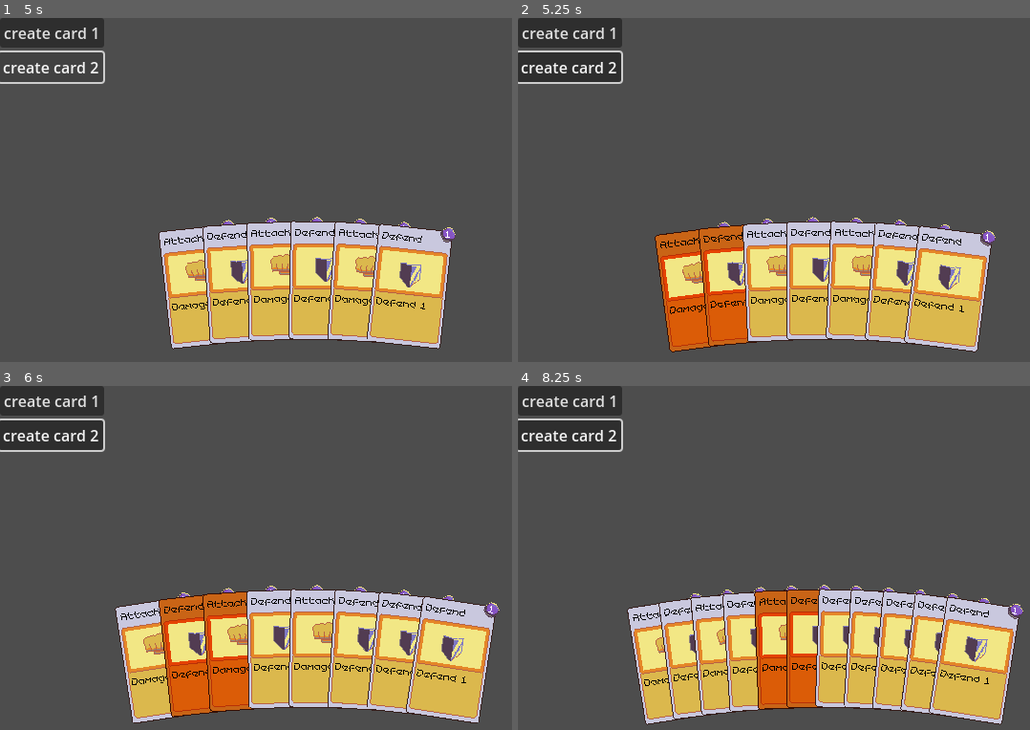
Above: before the commit, frames 1-4 (two rows, left to right).
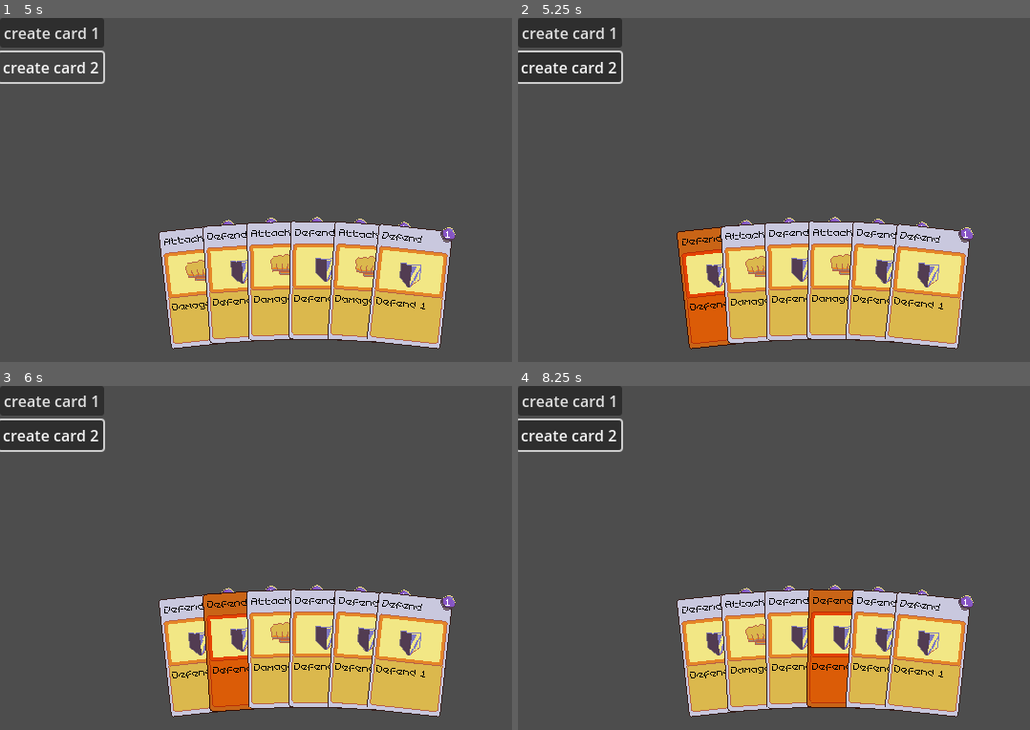
Above: after the commit, the same moments.

Repository: Webbly25/Card-Tutorial
Game: Godot game, scene res://scenes/main.tscn
Same seed, same stepped clock (60 frames per second), same inputs: the game is played once before the commit and once after it.
Inputs (mouse positions are in pixels of both pictures, inside the frame that each line leads up to):
- Up to frame 1 (5 s): click "create card 1" at 0.5 s; click "create card 2" at 1.25 s; click "create card 1" at 2 s; click "create card 2" at 2.75 s; click "create card 1" at 3.5 s; click "create card 2" at 4.25 s
- Up to frame 2 (5.25 s): tap Enter at 5 s; move the mouse to (717, 286) at 5.02 s; press the mouse at (717, 286) at 5.03 s
- Up to frame 3 (6 s): tap Space at 5.75 s; move the mouse to (220, 650) at 5.77 s; release the mouse at (220, 650) at 5.78 s; click (220, 650) at 5.85 s
- Up to frame 4 (8.25 s): tap Enter at 6.5, 8 s; move the mouse to (758, 650) at 6.52 s; press the mouse at (758, 650) at 6.53 s; tap Space at 7.25 s; move the mouse to (784, 650) at 7.27 s; release the mouse at (784, 650) at 7.28 s; click (784, 650) at 7.35 s; move the mouse to (804, 647) at 8.02 s; press the mouse at (804, 647) at 8.03 s

Frame 1 is identical in both runs. In frame 2, 10% of the frame differs, in the area x 26-94%, y 57-98%; in frame 3, 9.1%; in frame 4, 15%, in the area x 21-99%, y 57-99%.

Commit message:
highlight and remove cards

Diff:
--- a/scenes/cards/attack_card.tscn
+++ b/scenes/cards/attack_card.tscn
@@ -1,9 +1,11 @@
-[gd_scene load_steps=3 format=3 uid="uid://bnucf7s8mchu4"]
+[gd_scene load_steps=4 format=3 uid="uid://bnucf7s8mchu4"]
 
 [ext_resource type="PackedScene" uid="uid://c7g61ykx1uu1y" path="res://scenes/card.tscn" id="1_btfuy"]
+[ext_resource type="Script" path="res://scripts/cards/attack_card.gd" id="1_s2eea"]
 [ext_resource type="Texture2D" uid="uid://ctljr3vkdpoiw" path="res://assets/sprites/attack_card_image.png" id="2_dp6w1"]
 
 [node name="AttackCard" type="Node2D"]
+script = ExtResource("1_s2eea")
 
 [node name="Card" parent="." instance=ExtResource("1_btfuy")]
 card_name = "Attack"
@@ -13,3 +15,6 @@
 [node name="CardImage" type="Sprite2D" parent="."]
 position = Vector2(0, -15)
 texture = ExtResource("2_dp6w1")
+
+[connection signal="mouse_entered" from="Card" to="." method="_on_card_mouse_entered"]
+[connection signal="mouse_exited" from="Card" to="." method="_on_card_mouse_exited"]
--- a/scenes/cards/defend_card.tscn
+++ b/scenes/cards/defend_card.tscn
@@ -1,9 +1,11 @@
-[gd_scene load_steps=3 format=3 uid="uid://cy2bw1q0ctlue"]
+[gd_scene load_steps=4 format=3 uid="uid://cy2bw1q0ctlue"]
 
 [ext_resource type="PackedScene" uid="uid://c7g61ykx1uu1y" path="res://scenes/card.tscn" id="1_b6e2y"]
+[ext_resource type="Script" path="res://scripts/cards/defend_card.gd" id="1_gh0gs"]
 [ext_resource type="Texture2D" uid="uid://d1ktcdtttm134" path="res://assets/sprites/defend_card_image.png" id="2_2m2y6"]
 
 [node name="DefendCard" type="Node2D"]
+script = ExtResource("1_gh0gs")
 
 [node name="Card" parent="." instance=ExtResource("1_b6e2y")]
 card_name = "Defend"
@@ -13,3 +15,6 @@
 [node name="CardImage" type="Sprite2D" parent="."]
 position = Vector2(0, -15)
 texture = ExtResource("2_2m2y6")
+
+[connection signal="mouse_entered" from="Card" to="." method="_on_card_mouse_entered"]
+[connection signal="mouse_exited" from="Card" to="." method="_on_card_mouse_exited"]
--- a/scripts/card.gd
+++ b/scripts/card.gd
@@ -2,6 +2,9 @@
 
 class_name Card
 extends Node2D
+
+signal mouse_entered(card: Card)
+signal mouse_exited(card: Card)
 
 @export var card_name: String
 @export var card_mana_cost: int
@@ -41,9 +44,7 @@
 	$BaseCardSprite.modulate = Color(1, 1, 1, 1)
 
 func _on_area_2d_mouse_entered() -> void:
-	highlight()
-	pass # Replace with function body.
+	mouse_entered.emit(self)
 
 func _on_area_2d_mouse_exited() -> void:
-	unhighlight()
-	pass # Replace with function body.
+	mouse_exited.emit(self)
--- /dev/null
+++ b/scripts/cards/attack_card.gd
@@ -0,0 +1,24 @@
+extends Node2D
+
+signal mouse_entered(card: Card)
+signal mouse_exited(card: Card)
+
+# Called when the node enters the scene tree for the first time.
+func _ready():
+	pass # Replace with function body.
+
+# Called every frame. 'delta' is the elapsed time since the previous frame.
+func _process(_delta):
+	pass
+
+func highlight() -> void:
+	$Card.highlight()
+
+func unhighlight() -> void:
+	$Card.unhighlight()
+
+func _on_card_mouse_entered(_card: Card):
+	mouse_entered.emit(self)
+
+func _on_card_mouse_exited(_card: Card):
+	mouse_exited.emit(self)
--- /dev/null
+++ b/scripts/cards/defend_card.gd
@@ -0,0 +1,24 @@
+extends Node2D
+
+signal mouse_entered(card: Card)
+signal mouse_exited(card: Card)
+
+# Called when the node enters the scene tree for the first time.
+func _ready():
+	pass # Replace with function body.
+
+# Called every frame. 'delta' is the elapsed time since the previous frame.
+func _process(_delta):
+	pass
+
+func highlight() -> void:
+	$Card.highlight()
+
+func unhighlight() -> void:
+	$Card.unhighlight()
+
+func _on_card_mouse_entered(_card: Card):
+	mouse_entered.emit(self)
+
+func _on_card_mouse_exited(_card: Card):
+	mouse_exited.emit(self)
--- a/scripts/hand.gd
+++ b/scripts/hand.gd
@@ -11,10 +11,19 @@
 @onready var collision_shape: CollisionShape2D = $DebugShape
 
 var hand: Array = []
+var touched_idxs: Array = []
 
 # Called when the node enters the scene tree for the first time.
 func _ready() -> void:
 	pass # Replace with function body.
+
+func _input(event):
+	if (event.is_action_pressed("mouse_click")):
+		if (touched_idxs.size() > 0):
+			var max_idx = calc_highlight_idx()
+			var card = remove_card(max_idx)
+			touched_idxs.erase(max_idx)
+			card.queue_free()
 
 # Called every frame. 'delta' is the elapsed time since the previous frame.
 func _process(_delta) -> void:
@@ -23,9 +32,14 @@
 	if (collision_shape.shape as CircleShape2D).radius != hand_radius:
 		(collision_shape.shape as CircleShape2D).radius = hand_radius
 
+	if (touched_idxs.size() > 0):
+		hand[calc_highlight_idx()].highlight()
+
 func add_card(card: Node2D) -> void:
 	hand.push_back(card)
 	add_child(card)
+	card.mouse_entered.connect(_handle_card_touched)
+	card.mouse_exited.connect(_handle_card_untouched)
 	reposition_cards()
 
 func remove_card(card_idx: int) -> Node2D:
@@ -39,14 +53,35 @@
 	var current_angle = -(card_spread * (hand.size() - 1)) / 2 - 90
 
 	for card in hand:
-		_update_card_transform(card, current_angle)
+		card.position = get_card_position(current_angle)
+		card.rotation_degrees = current_angle + 90
 		current_angle += card_spread
-
-func _update_card_transform(card: Node2D, angle_deg: float) -> void:
-	card.position = get_card_position(angle_deg)
-	card.rotation_degrees = angle_deg + 90
 
 func get_card_position(angle_deg: float) -> Vector2:
 	var x: float = hand_radius * cos(deg_to_rad(angle_deg))
 	var y: float = hand_radius * sin(deg_to_rad(angle_deg))
 	return Vector2(x, y)
+
+func _handle_card_touched(card: Node2D) -> void:
+	var card_idx = hand.find(card)
+
+	# unhighlight all cards
+	for idx in touched_idxs:
+		hand[idx].unhighlight()
+
+	# add the card to the touched_idxs array
+	touched_idxs.push_back(card_idx)
+
+func _handle_card_untouched(card: Node2D) -> void:
+	var card_idx = hand.find(card)
+	hand[card_idx].unhighlight()
+
+	# remove the card from the touched_idxs array
+	touched_idxs.erase(card_idx)
+
+func calc_highlight_idx() -> int:
+	var max_idx = -1
+	for idx in touched_idxs:
+		if (idx > max_idx):
+			max_idx = idx
+	return max_idx
